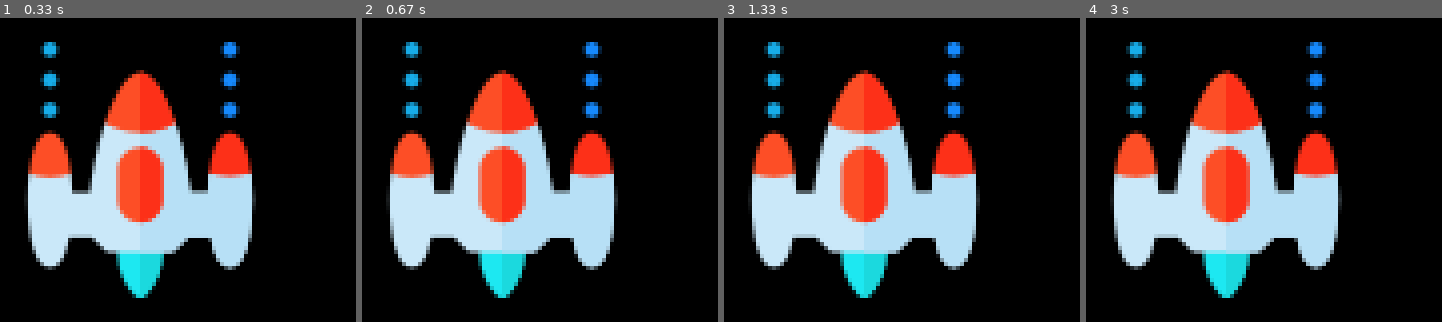
Above: before the commit, frames 1-4 (left to right).
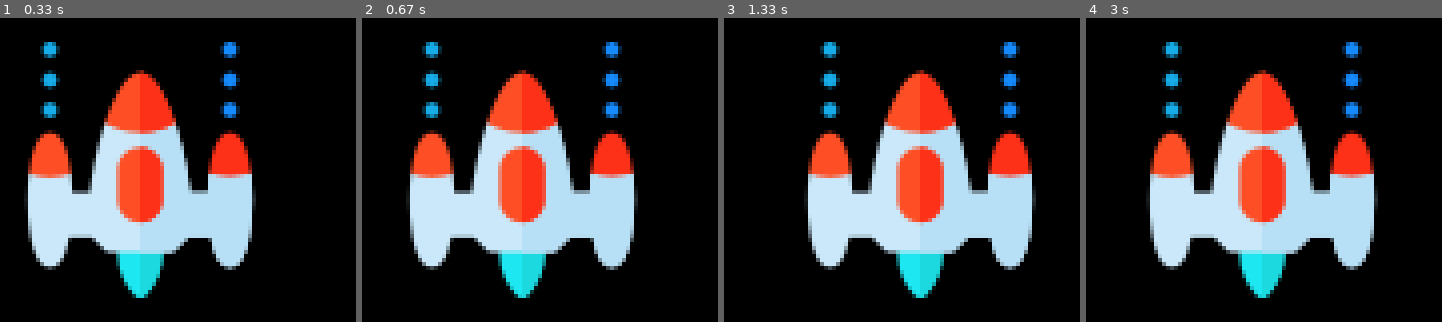
Above: after the commit, the same moments.

Repository: amithaisuru/freecodecamp-pygame-spaceInvador
Game: pygame game, started from main.py
Same seed, same stepped clock (60 frames per second), same inputs: the game is played once before the commit and once after it.
Inputs:
- Up to frame 1 (0.33 s): no input
- Up to frame 2 (0.67 s): hold Right from 0.33 s (still down)
- Up to frame 3 (1.33 s): release Right at 0.8 s; hold Right 0.83-1.3 s
- Up to frame 4 (3 s): hold Left 1.33-1.87 s; hold Left 1.9-2.3 s; hold Right 2.33-2.97 s

Frame 1 is identical in both runs. In frame 2, 26% of the frame differs, in the area x 6-78%, y 7-93%; in frame 3, 34%, in the area x 6-88%, y 7-93%; in frame 4, 33%.

Commit message:
player moves when key pressed

Diff:
--- a/main.py
+++ b/main.py
@@ -15,11 +15,13 @@
 #player
 playerImg = pygame.image.load('assets/player-ship.png')
 playerX, playerY = 370, 480
+playerXOffset = 0.25
 
 def player(x,y):
     screen.blit(playerImg, (x, y))
     #blit method draws the image
 
+playerXChange = 0 #pixels
 #game loop
 running = True
 while running:
@@ -33,13 +35,14 @@
         # if keystroke is pressed check whether it is right or left
         if event.type == pygame.KEYDOWN: #is a key prssed
             if event.key == pygame.K_LEFT: #check if the pressd key is left arrow
-                print("left pressed")
+                playerXChange = -playerXOffset
             if event.key == pygame.K_RIGHT:
-                print("right pressed")
+                playerXChange = playerXOffset
         if event.type == pygame.KEYUP: #is a key released
             if event.key == pygame.K_LEFT or event.key == pygame.K_RIGHT:
-                print("keys released")
+                playerXChange = 0
 
+    playerX += playerXChange
     player(playerX, playerY)
 
     pygame.display.update()
